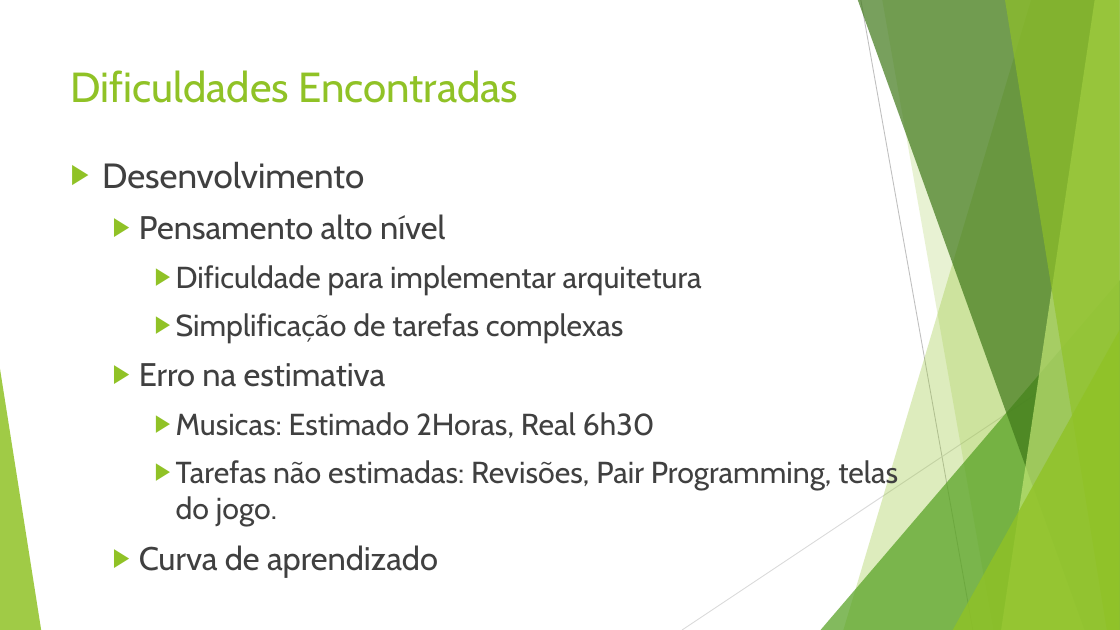
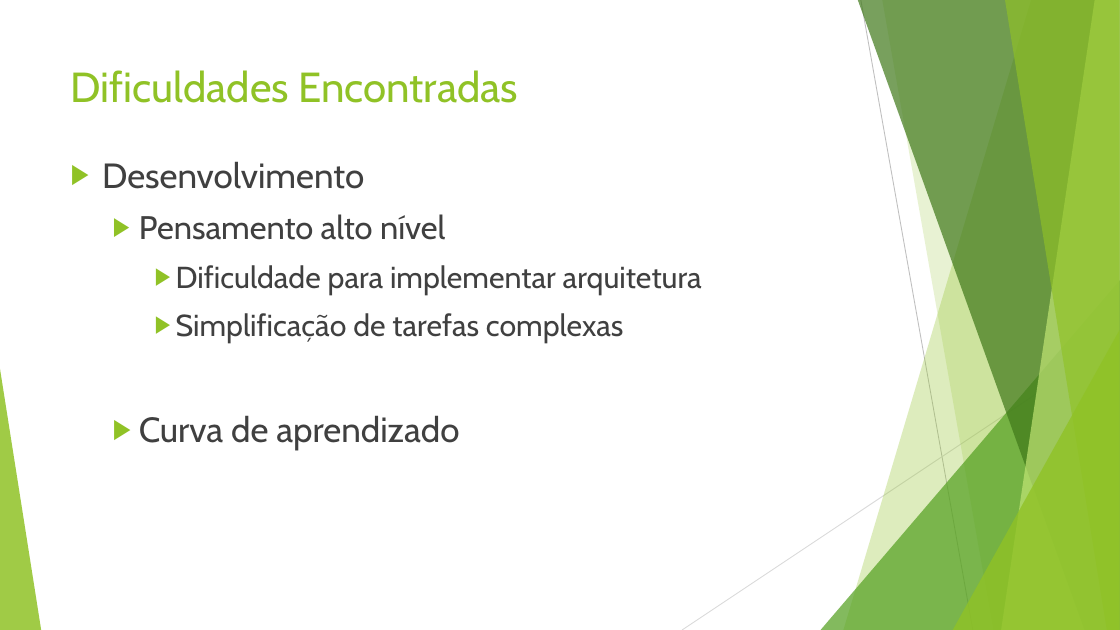
Before and after one commit to matheuscorrea/BatalhaDoPassinho, a slide deck: slide 11 of Documentação/2º Seminário/2º Seminário.pptx. Drawn at 1120x630 pixels with LibreOffice and Linux fonts; fonts in the diff are those of the drawing. Boxes give left, top, right and bottom in pixels: in the first picture for what was removed or moved away, otherwise in the second. Text is boxed around its words. In the diff, an @@ line names an element or a change of style, - is before the commit and + after.

```diff
--- a/Documentação/2º Seminário/2º Seminário.pptx
+++ b/Documentação/2º Seminário/2º Seminário.pptx
@@ text at (139, 363, 898, 526): paragraphs removed @@
-  ▶ Erro na estimativa
-    ▶ Musicas: Estimado 2Horas, Real 6h30
-    ▶ Tarefas não estimadas: Revisões, Pair Programming, telas do jogo.
@@ text at (139, 415, 459, 451): size 28 to 30 pt in "Curva de aprendizado" @@
```
Also in this commit, not shown: 1 slide added.
